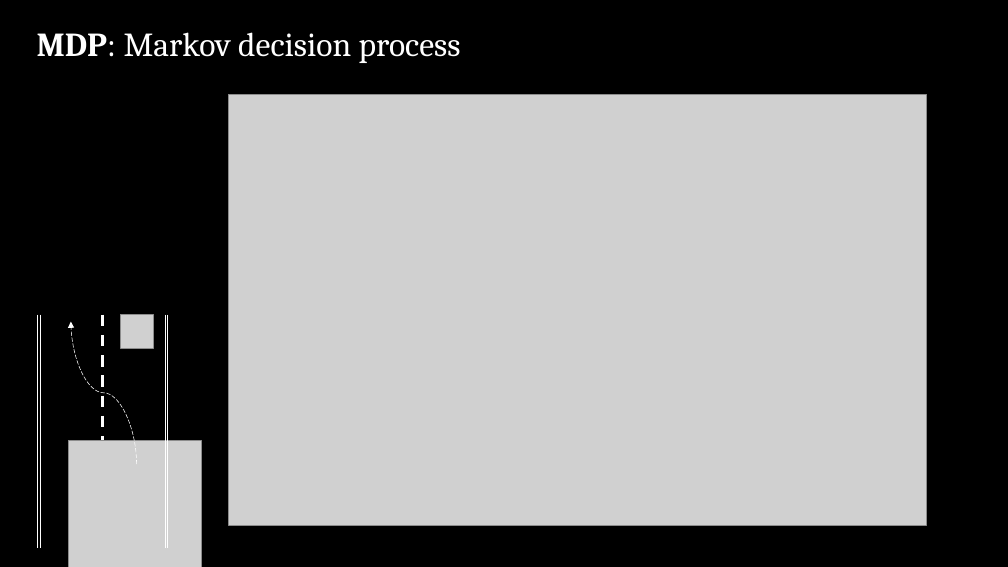
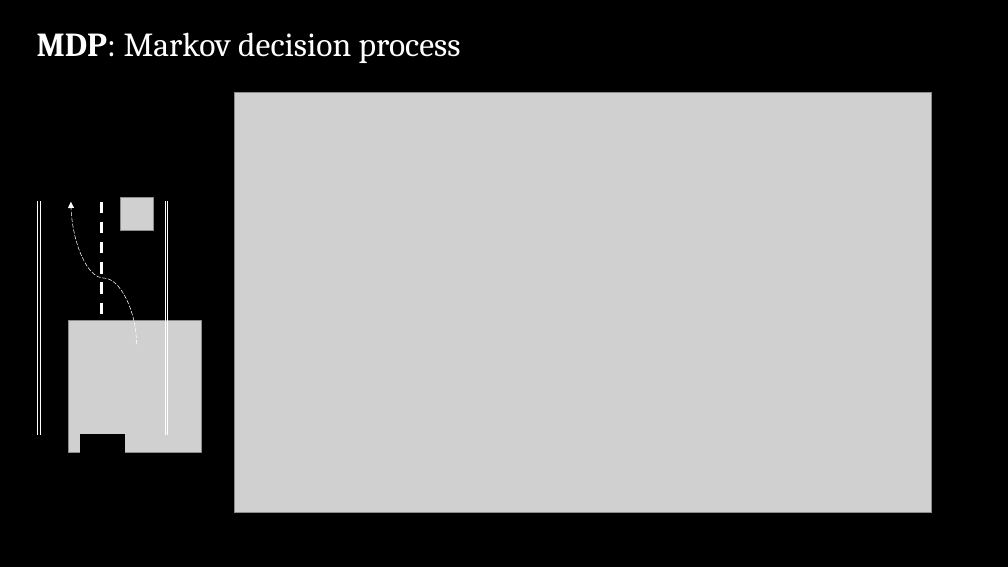
Before and after one commit to sisl/StateEstimation.jl, a slide deck: slide 4 of slides/MDPs to POMDPs.pptx. Drawn at 1008x567 pixels with LibreOffice and Linux fonts; fonts in the diff are those of the drawing; grey boxes stand for pictures. Boxes give left, top, right and bottom in pixels: in the first picture for what was removed or moved away, otherwise in the second. Text is boxed around its words. In the diff, an @@ line names an element or a change of style, - is before the commit and + after.

```diff
--- a/slides/MDPs to POMDPs.pptx
+++ b/slides/MDPs to POMDPs.pptx
@@ rectangle added at bbox=[81, 60, 124, 201], fill #000000, outline #000000 1 pt @@
@@ line added from (102, 60) to (102, 430), #FFFFFF 2.75 pt dashed @@
@@ picture: place and size @@
-picture at bbox=[229, 95, 927, 526]
+picture at bbox=[234, 92, 932, 512]
@@ 2 pictures, 1 curved arrow: place and size @@
-2 pictures, 1 curved arrow at bbox=[69, 315, 201, 567]
+2 pictures, 1 curved arrow at bbox=[69, 197, 201, 453]
@@ 4 lines: place and size @@
-4 lines at bbox=[38, 315, 167, 548]
+4 lines at bbox=[38, 201, 167, 435]
@@ line removed from (102, 315) to (102, 548) @@
@@ rectangle added at bbox=[81, 435, 124, 564], fill #000000, outline #000000 1 pt @@
```
Also in this commit, not shown: 12 other slides changed.
